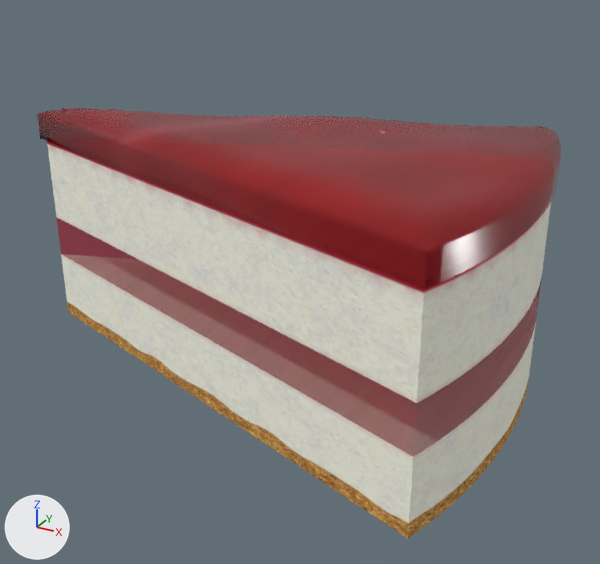
An edit to the glTF model assets/models/raspberry-cheesecake.glb, drawn before and after from the same camera.
Camera for both pictures: a camera (50 mm lens) standing at (0.77, -1.222, 0.81) and looking at (0.099, -0.002, 0.2). Every picture has the same lights, and +X, +Y and +Z are marked at lower left. The older version comes first. Vertices at exactly the same position are counted once.

Objects in the first picture: 'cake'.
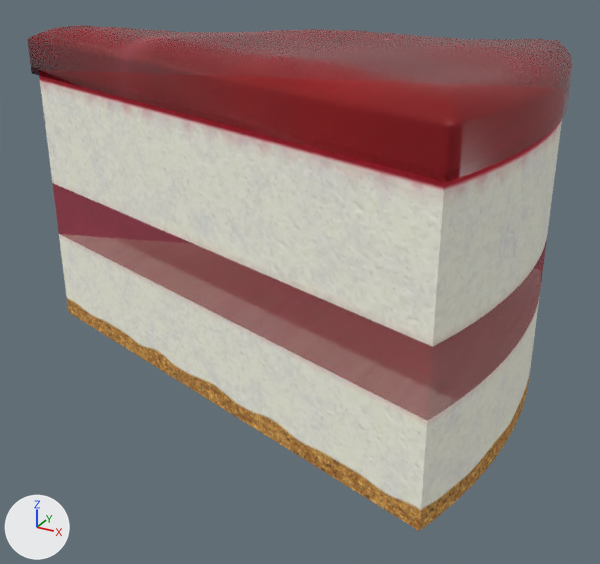
Changed parts and their boxes [x1, y1, x2, y2] in the pictures (600 x 564 px; the box of a moved part takes in the faces that stretch with it):
```json
{"object": "cake", "change": "reshaped, moved, rescaled", "before": [37, 108, 561, 539], "after": [27, 25, 573, 531], "on screen": "17% taller"}
{"part": 1, "of": "me_mesh_0", "change": "moved or reshaped", "before": [47, 141, 551, 539], "after": [39, 76, 562, 531]}
{"part": 2, "of": "me_mesh_0", "change": "rebuilt", "before": [37, 108, 561, 289], "after": [27, 25, 573, 182], "on screen": "13% shorter"}
```

Edits to the scene script, one JSON object a line:
```json
{"block": "me_mesh_0", "where": "# used by ob_cake; location = (0.0, 0.0, 0.236); scale = (0.512, 0.512, 0.512)"}
{"op": "remove", "block": "me_mesh_0", "code": "me_mesh_0.from_pydata(...)  # 941 vertices, 1901 faces; spans x -1.0..1.0, y -0.65..0.65, z -0.46..0.46"}
{"op": "add", "block": "me_mesh_0", "code": "me_mesh_0.from_pydata(...)  # 889 vertices, 1797 faces; spans x -1.0..1.0, y -0.6..0.6, z -0.61..0.61"}
{"block": "me_mesh_0", "change": "me_mesh_0 part 1: the loose piece of 120 vertices spanning x -0.96..0.99, y -0.64..0.64, z -0.46..0.32 is scaled about its middle by (1, 0.927, 1.33), then moved by (0.01, 0.0, -0.02)"}
{"block": "me_mesh_0", "change": "me_mesh_0 part 2: the loose piece of 821 vertices spanning x -1.0..1.0, y -0.65..0.65, z 0.31..0.46 is rebuilt with 769 vertices and now spans x -1.0..1.0, y -0.6..0.6, z 0.41..0.61"}
{"op": "set", "path": "ob_cake.location", "old": "(0.0, 0.0, 0.236)", "new": "(0.0, 0.0, 0.314)"}
{"op": "set", "path": "ob_cake.scale", "old": "(0.512, 0.512, 0.512)", "new": "(0.513, 0.513, 0.513)"}
```
